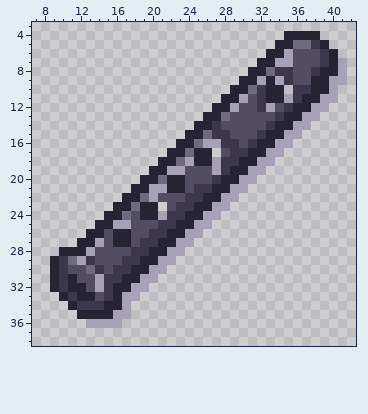
One commit to this pixel-art file: ArtSource/SilverRoyalRelicUI/Production/OtherCharacterIcons/Bardley_Flute.ase. The picture above was drawn from the file before the commit.
48x40 pixels, 1 frame. Shown: x 7..42, y 3..38.
The same view after the edit:
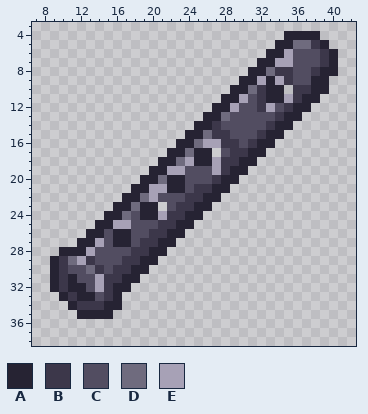
Palette (. is transparent): A #262333  B #3c374a  C #524d61  D #6f6b7e  E #a7a1b6
Difference:
{"y":7,"x":41,"old":"E","new":"."}
{"y":8,"x":41,"old":"E","new":"."}
{"y":9,"x":40,"old":"EE","new":".."}
{"y":10,"x":40,"old":"E","new":"."}
{"y":11,"x":39,"old":"EE","new":".."}
{"y":12,"x":38,"old":"EE","new":".."}
{"y":13,"x":37,"old":"EE","new":".."}
{"y":14,"x":36,"old":"EE","new":".."}
{"y":15,"x":35,"old":"EE","new":".."}
{"y":16,"x":34,"old":"EE","new":".."}
{"y":17,"x":33,"old":"EE","new":".."}
{"y":18,"x":32,"old":"EE","new":".."}
{"y":19,"x":31,"old":"EE","new":".."}
{"y":20,"x":30,"old":"EE","new":".."}
{"y":21,"x":29,"old":"EE","new":".."}
{"y":22,"x":28,"old":"EE","new":".."}
{"y":23,"x":27,"old":"EE","new":".."}
{"y":24,"x":26,"old":"EE","new":".."}
{"y":25,"x":25,"old":"EE","new":".."}
{"y":26,"x":24,"old":"EE","new":".."}
{"y":27,"x":23,"old":"EE","new":".."}
{"y":28,"x":22,"old":"EE","new":".."}
{"y":29,"x":21,"old":"EE","new":".."}
{"y":30,"x":20,"old":"EE","new":".."}
{"y":31,"x":19,"old":"EE","new":".."}
{"y":32,"x":18,"old":"EE","new":".."}
{"y":33,"x":17,"old":"EE","new":".."}
{"y":34,"x":17,"old":"E","new":"."}
{"y":35,"x":16,"old":"EE","new":".."}
{"y":36,"x":13,"old":"EEEE","new":"...."}
